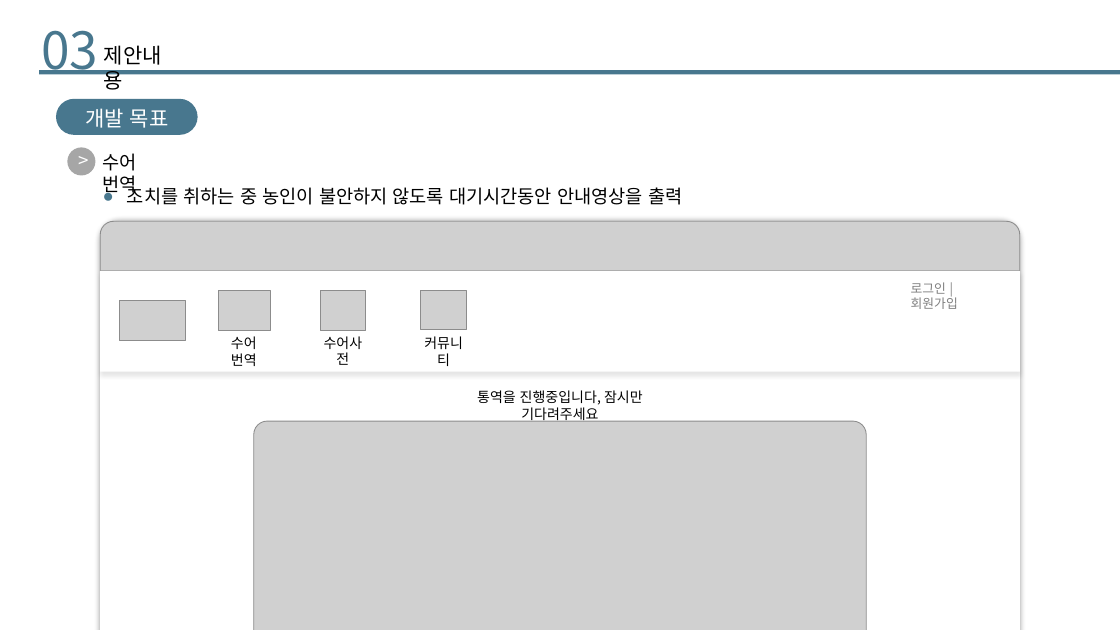
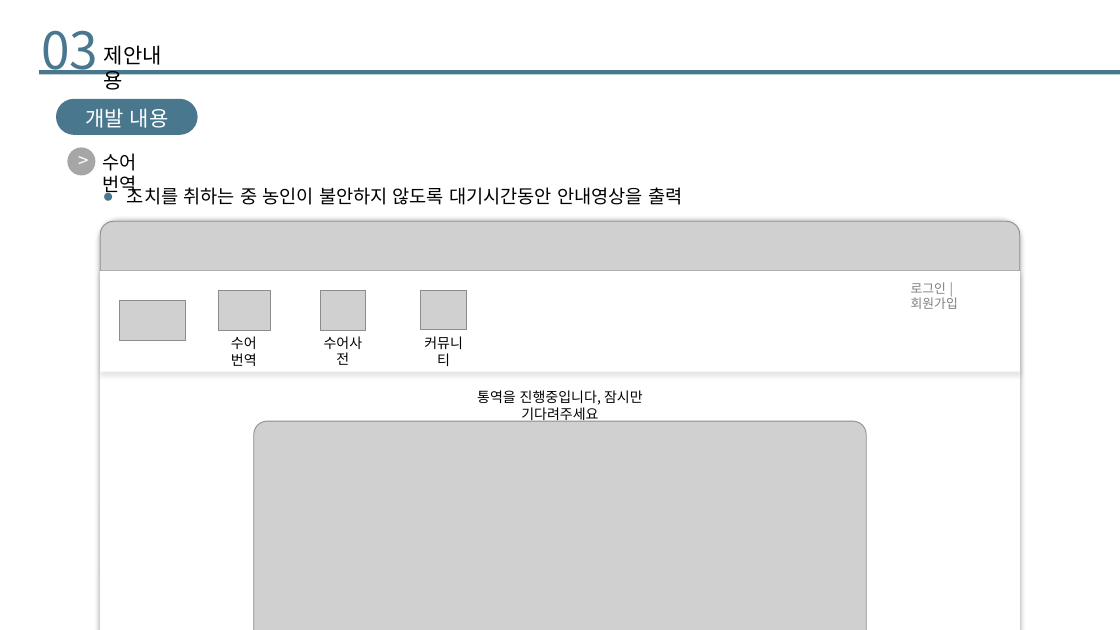
Before and after one commit to SeeUSoon93/final_project, a slide deck: slide 8 of Project/01. Document/실전 프로젝트 기획발표.pptx. Drawn at 1120x630 pixels with LibreOffice and Linux fonts; fonts in the diff are those of the drawing; grey boxes stand for pictures. Boxes give left, top, right and bottom in pixels: in the first picture for what was removed or moved away, otherwise in the second. Text is boxed around its words. In the diff, an @@ line names an element or a change of style, - is before the commit and + after.

```diff
--- a/Project/01. Document/실전 프로젝트 기획발표.pptx
+++ b/Project/01. Document/실전 프로젝트 기획발표.pptx
@@ text in rounded rectangle at (85,108,169,128): text changed @@
-개발 목표
+개발 내용
```
Also in this commit, not shown: 10 other slides changed, 1 slide removed, 3 other files.
